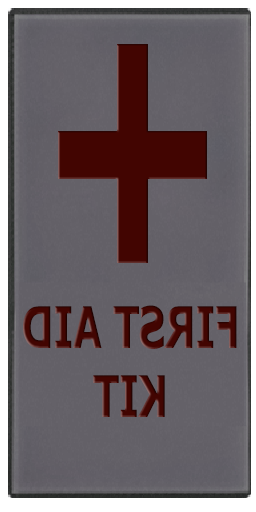
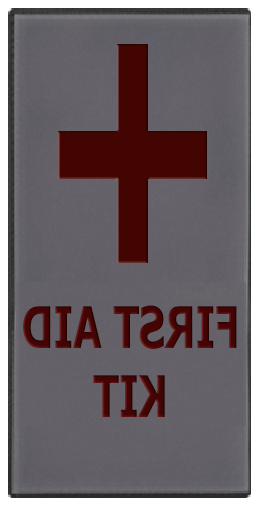
Two versions of the same layered image (256 x 512). Layer-by-layer changes:
pixels changed over [23, 306, 236, 417] (layer not identified)